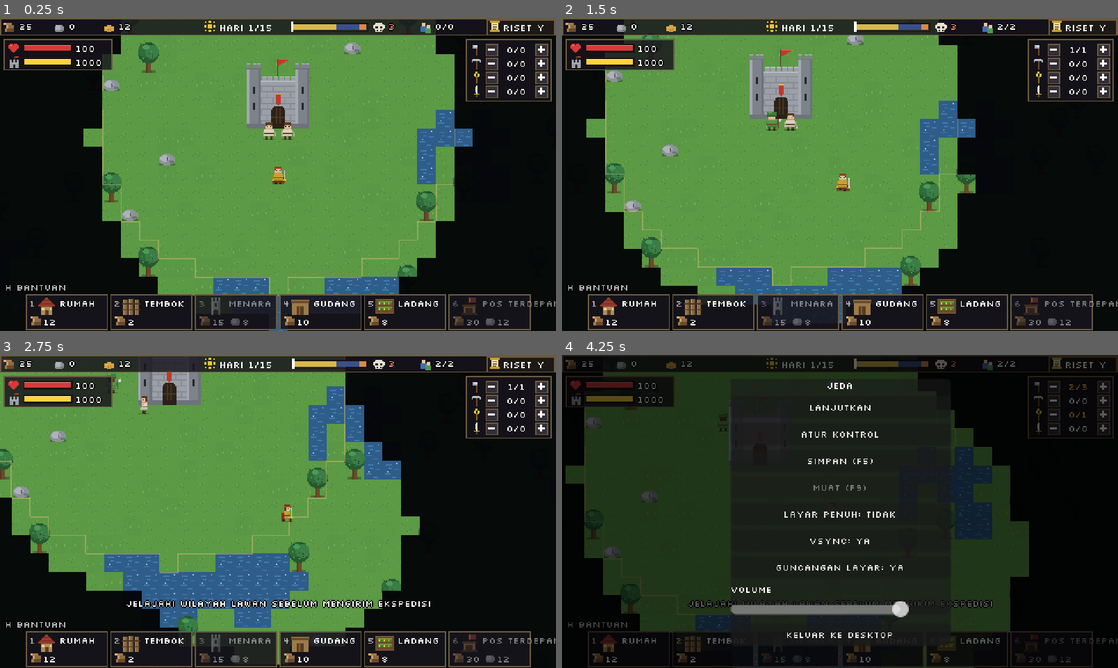
Above: before the commit, frames 1-4 (two rows, left to right).
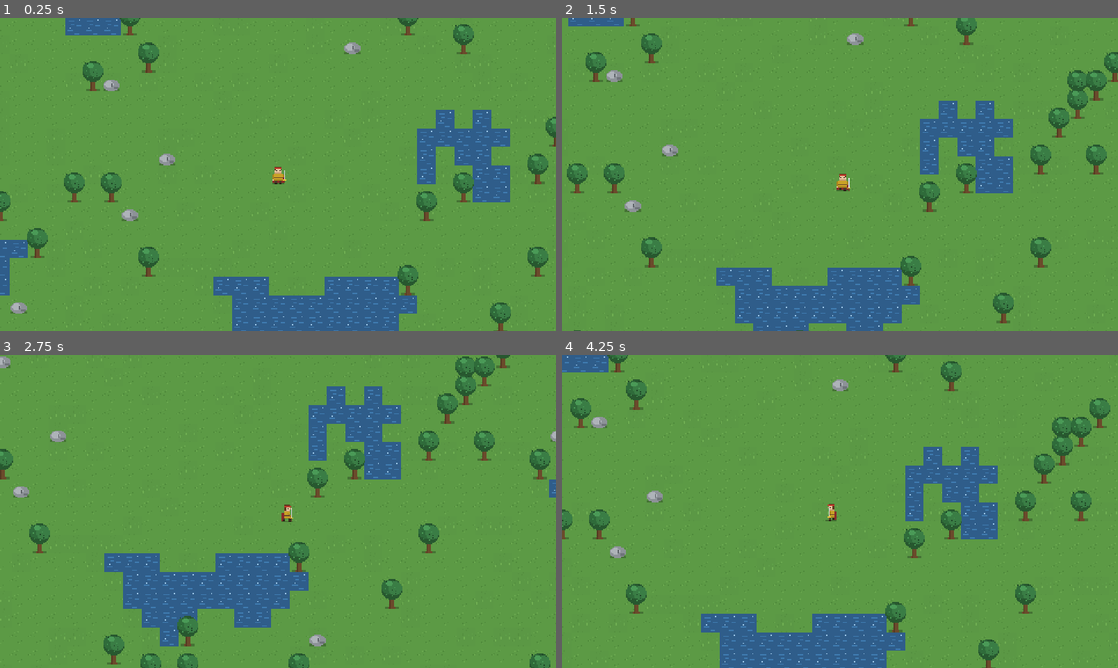
Above: after the commit, the same moments.

Repository: shimleabyte/hold-the-keep
Game: Godot game, scene res://scenes/main.tscn
Two runs of this game, one before a commit and one after it. Both use one fixed random seed, a clock stepped at 60 frames per second and the inputs below.
Inputs (mouse positions are in pixels of both pictures, inside the frame that each line leads up to):
- Up to frame 1 (0.25 s): no input
- Up to frame 2 (1.5 s): tap Enter at 0.5, 0.8, 1.35 s; move the mouse to (962, 158) at 0.52 s; hold D (move_right) 0.53-1.28 s; tap Tab at 0.6 s; click (962, 158) at 0.67 s; tap Space at 0.77 s; move the mouse to (728, 190) at 1.27 s; hold S (move_down) from 1.28 s (still down)
- Up to frame 3 (2.75 s): tap Space at 1.52 s; tap Keypad Enter at 1.55, 2.1 s; move the mouse to (333, 442) at 2.02 s; release S (move_down) at 2.03 s; hold D (move_right) from 2.03 s (still down); tap G at 2.3 s
- Up to frame 4 (4.25 s): move the mouse to (812, 574) at 2.77 s; release D (move_right) at 2.78 s; hold W (move_up) 2.78-3.53 s; tap G at 2.85 s; click (812, 574) at 2.92 s; tap Space at 3.02, 3.77 s; tap T at 3.05, 3.6 s; move the mouse to (1006, 558) at 3.52 s; hold A (move_left) from 3.53 s (still down); tap K at 3.8 s; tap Escape at 4.15 s

The runs differ from the first frame. In frame 1, 53% of the frame differs, in the area x 0-100%, y 0-100%; in frame 2, 54%; in frame 3, 53%; in frame 4, 100%.
Error after the commit: Parse Error: Cannot infer the type of "discovered" variable because the value doesn't have a set type. (res://scripts/ui/hud.gd:379)

Commit message:
Persist stronghold campaigns and surface conquest in the HUD

Diff:
--- a/scripts/autoload/save_system.gd
+++ b/scripts/autoload/save_system.gd
@@ -4,7 +4,7 @@
 const PATH := "user://save.json"
 const TMP := "user://save.tmp"
 const BACKUP := "user://save.bak"
-const VERSION := 2
+const VERSION := 3
 
 var pending: Dictionary = {}
 
@@ -105,11 +105,16 @@
     var villagers: Array = []
     for villager in get_tree().get_nodes_in_group("villagers"):
         villagers.append({"x": villager.position.x, "y": villager.position.y, "job": villager.job, "hp": villager.hp,
-            "carry": villager.carry, "kind": villager.carry_kind})
+            "carry": villager.carry, "kind": villager.carry_kind, "expedition": villager.is_expeditioning()})
 
     var enemies: Array = []
     for enemy in get_tree().get_nodes_in_group("enemies"):
-        enemies.append({"id": enemy.id, "x": enemy.position.x, "y": enemy.position.y, "hp": enemy.hp})
+        enemies.append({
+            "id": enemy.id, "x": enemy.position.x, "y": enemy.position.y, "hp": enemy.hp,
+            "garrison": enemy.is_garrison,
+            "guard_x": enemy.guard_origin.x,
+            "guard_y": enemy.guard_origin.y
+        })
 
     var resources: Array = []
     for cell in main.world.occupied:
@@ -122,8 +127,15 @@
                 "state": node.export_state()
             })
 
+    var stronghold_state: Dictionary = {}
+    if main.campaign_conquered or not is_instance_valid(main.enemy_keep):
+        stronghold_state = {"destroyed": true}
+    else:
+        stronghold_state = main.enemy_keep.export_state()
+
     return {
         "version": VERSION,
+        "stronghold": stronghold_state,
         "inventory": Inventory.items,
         "clock": {"t": GameClock.time_of_day, "day": GameClock.day, "night": GameClock.is_night},
         "player": {"x": main.player.position.x, "y": main.player.position.y, "hp": main.player.hp},
@@ -154,6 +166,12 @@
     var spawner = data.get("spawner", {})
     var tech = data.get("tech", {})
     var resources = data.get("resources", [])
+    var stronghold = data.get("stronghold", {})
+    if not (stronghold is Dictionary):
+        return false
+    if not stronghold.is_empty() and not bool(stronghold.get("destroyed", false)):
+        if not stronghold.has("cx") or not stronghold.has("cy") or not stronghold.has("hp"):
+            return false
     if not (inventory is Dictionary) or not (clock is Dictionary) or not (player is Dictionary):
         return false
     if not (buildings is Array) or not (villagers is Array) or not (enemies is Array):
@@ -182,6 +200,8 @@
         if not (enemy is Dictionary) or not enemy.has("id") or not enemy.has("x") or not enemy.has("y") or not enemy.has("hp"):
             return false
         if not DataDB.enemies.has(String(enemy["id"])):
+            return false
+        if bool(enemy.get("garrison", false)) and (not enemy.has("guard_x") or not enemy.has("guard_y")):
             return false
     for job in quota:
         if not ["woodcutter", "miner", "farmer", "soldier"].has(String(job)):
--- a/scripts/autoload/settings.gd
+++ b/scripts/autoload/settings.gd
@@ -9,7 +9,7 @@
 const RESERVED_KEYS := [
     KEY_ESCAPE, KEY_P, KEY_Y, KEY_H, KEY_F1, KEY_F3, KEY_F5, KEY_F9,
     KEY_T, KEY_M, KEY_K, KEY_R, KEY_1, KEY_2, KEY_3, KEY_4, KEY_5, KEY_6,
-    KEY_TAB, KEY_ENTER, KEY_KP_ENTER
+    KEY_TAB, KEY_ENTER, KEY_KP_ENTER, KEY_G
 ]
 
 var fullscreen := false
--- a/scripts/systems/wave_spawner.gd
+++ b/scripts/systems/wave_spawner.gd
@@ -59,7 +59,11 @@
     if not DataDB.enemies.has(d["id"]):
         return
     var e := ENEMY_SCRIPT.new()
-    e.setup(DataDB.enemies[d["id"]], world, flow, player)
+    if bool(d.get("garrison", false)):
+        var origin := Vector2(float(d.get("guard_x", d["x"])), float(d.get("guard_y", d["y"])))
+        e.setup_guard(DataDB.enemies[d["id"]], world, flow, player, origin)
+    else:
+        e.setup(DataDB.enemies[d["id"]], world, flow, player)
     e.position = Vector2(float(d["x"]), float(d["y"]))
     e.hp = int(d["hp"])
     world.entities.add_child(e)
@@ -83,9 +87,12 @@
 
 func end_wave() -> void:
     _to_spawn = 0
-    var left := get_tree().get_nodes_in_group("enemies")
-    for e in left:
-        e.retreat()
+    var left: Array = []
+    for enemy in get_tree().get_nodes_in_group("enemies"):
+        if not enemy.is_garrison:
+            left.append(enemy)
+    for enemy in left:
+        enemy.retreat()
     if left.size() > 0:
         Events.build_feedback.emit("Fajar tiba, musuh mundur")
     else:
--- a/scripts/ui/hud.gd
+++ b/scripts/ui/hud.gd
@@ -46,6 +46,7 @@
     ["KLIK KIRI", "PASANG BANGUNAN"],
     ["KLIK KANAN", "BATAL / BONGKAR"],
     ["T M K R", "TAMBAH JOB"],
+    ["G", "SERBU / TARIK PRAJURIT"],
     ["SHIFT + T M K R", "KURANGI JOB"],
     ["KLIK + / -", "UBAH KUOTA JOB"],
     ["P / ESC", "MENU"],
@@ -76,6 +77,7 @@
 var _keep_text: Label
 var _boss_panel: Panel
 var _boss_bar: StatBar
+var _boss_title: Label
 var _jobs: Dictionary = {}
 var _slots: Dictionary = {}
 var _help: Panel
@@ -111,6 +113,7 @@
     Events.keep_hp_changed.connect(_on_keep_hp)
     Events.game_over.connect(_on_game_over)
     Events.game_won.connect(_on_game_won)
+    Events.campaign_won.connect(_on_campaign_won)
     Events.event_triggered.connect(_on_event)
     Events.village_changed.connect(_on_village_changed)
     Events.tech_researched.connect(_on_tech_changed)
@@ -246,9 +249,9 @@
 
 func _build_boss_bar() -> void:
     _boss_panel = _panel(Vector2(140, 18), Vector2(200, 18))
-    var name_lbl := _label(_boss_panel, "RAJA LAWAN", Vector2(0, 0), Color("#ff8a7a"))
-    name_lbl.size = Vector2(200, 9)
-    name_lbl.horizontal_alignment = HORIZONTAL_ALIGNMENT_CENTER
+    _boss_title = _label(_boss_panel, "RAJA LAWAN", Vector2(0, 0), Color("#ff8a7a"))
+    _boss_title.size = Vector2(200, 9)
+    _boss_title.horizontal_alignment = HORIZONTAL_ALIGNMENT_CENTER
     _boss_bar = StatBar.new()
     _boss_bar.position = Vector2(6, 10)
     _boss_bar.size = Vector2(188, 6)
@@ -365,9 +368,20 @@
         if e.is_boss:
             boss = e
             break
-    _boss_panel.visible = boss != null
     if boss != null:
+        _boss_title.text = "RAJA LAWAN"
+        _boss_title.add_theme_color_override("font_color", Color("#ff8a7a"))
+        _boss_panel.visible = true
         _boss_bar.set_value(float(boss.hp) / boss.max_hp)
+    else:
+        var stronghold = get_tree().get_first_node_in_group("enemy_strongholds")
+        var fog = get_tree().get_first_node_in_group("fog_of_war")
+        var discovered := stronghold != null and fog != null and fog.is_revealed_cell(stronghold.cell)
+        _boss_panel.visible = discovered
+        if discovered:
+            _boss_title.text = "BENTENG LAWAN"
+            _boss_title.add_theme_color_override("font_color", Color("#d97868"))
+            _boss_bar.set_value(float(stronghold.hp) / stronghold.max_hp)
 
 
 func _unhandled_input(event: InputEvent) -> void:
@@ -482,6 +496,12 @@
 
 func _on_game_over(day: int) -> void:
     _over_label.text = "KEEP HANCUR\nBertahan sampai hari %d\nTekan R untuk mulai ulang" % day + _load_hint()
+    _over.visible = true
+    get_tree().paused = true
+
+
+func _on_campaign_won(day: int) -> void:
+    _over_label.text = "BENTENG LAWAN TAKLUK\\nWilayah musuh jatuh pada hari %d\\nTekan R untuk main lagi" % day + _load_hint()
     _over.visible = true
     get_tree().paused = true
 
--- a/scripts/ui/pause_menu.gd
+++ b/scripts/ui/pause_menu.gd
@@ -83,6 +83,7 @@
     Events.menu_requested.connect(_on_menu_requested)
     Events.game_over.connect(func(_d: int) -> void: _blocked = true)
     Events.game_won.connect(func(_d: int) -> void: _blocked = true)
+    Events.campaign_won.connect(func(_d: int) -> void: _blocked = true)
     _refresh()
 
 
